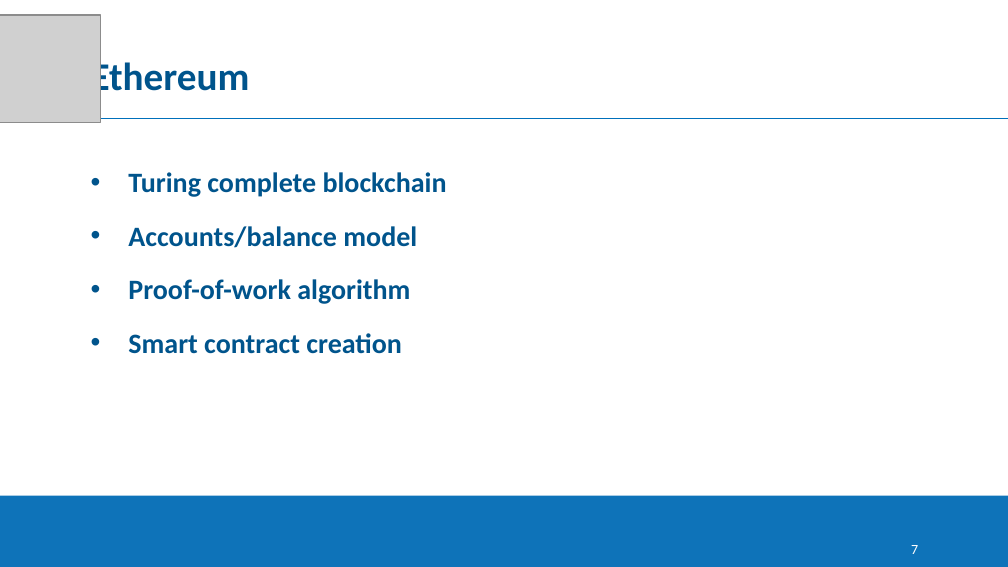
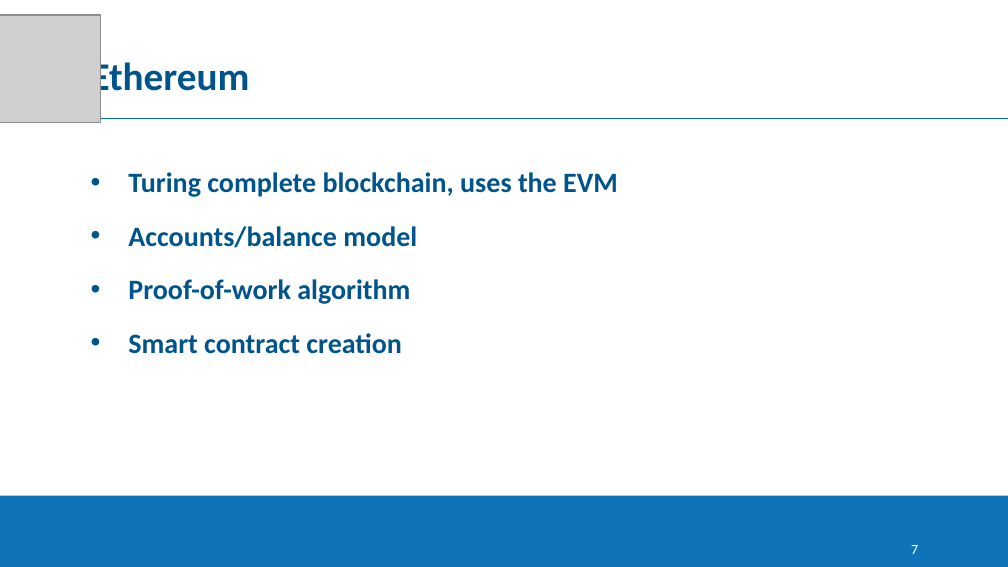
Before and after one commit to georgejohnchavady/Dissertation, a slide deck: slide 7 of Final/Dissertation PPT.pptx. Drawn at 1008x567 pixels with LibreOffice and Linux fonts; fonts in the diff are those of the drawing; grey boxes stand for pictures; background and template pictures are left out. Boxes give left, top, right and bottom in pixels: in the first picture for what was removed or moved away, otherwise in the second. Text is boxed around its words. In the diff, an @@ line names an element or a change of style, - is before the commit and + after.

```diff
--- a/Final/Dissertation PPT.pptx
+++ b/Final/Dissertation PPT.pptx
@@ text at <box>128,172,618,197</box>: text changed @@
-• Turing complete blockchain
+• Turing complete blockchain, uses the EVM
```
Also in this commit, not shown: 4 other slides changed, 1 slide added, 1 other file.
